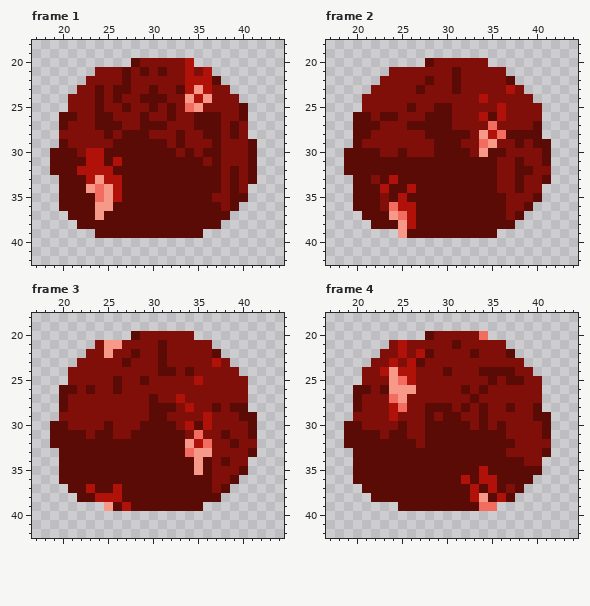
A pixel-art file gets an edit: sprites/player-mid-movedown.aseprite. This is how it looked before the edit.
64x64 pixels, 4 frames. Shown: frame 1: x 17..44, y 18..42; frame 2: x 17..44, y 18..42; frame 3: x 17..44, y 18..42; frame 4: x 17..44, y 18..42.
Now the later version:
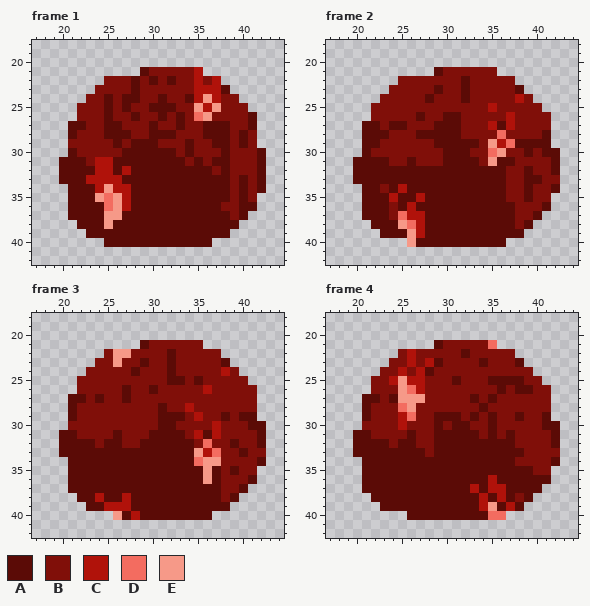
Palette (. is transparent): A #5b0b06  B #800f09  C #b0120a  D #f36c60  E #f69988
What changed:
--- frame 1
@@ x 17..44 @@
 19 ............................
-20 ...........ABBBBBC..........
-21 .......BBBABABABBCBC........
-22 ......BBBBABBBBBBCCCA.......
-23 .....BBABAABBABBACECBB......
-24 ....BBBABABBAAABBECEBBB.....
-25 ....BBBABBABBABABDEBBBBA....
-26 ...AABBAABBBABBABBAAABBA....
-27 ...ABBBAAABBAAABBBAAABAB....
-28 ...BBBBBABAAABBBABBAABAB....
-29 ...ABBBBBAAAAAABABBBABBBA...
-30 ..AAABCCAAAAAAAABABAABBBA...
-31 ..AAAACCACAAAAAAAAABABBBA...
-32 ..AAACCCCAAAAAAAAAAAABABA...
-33 ...AAACECCAAAAAAAAAAABABA...
-34 ...AAAEDECAAAAAAAAAAABAB....
-35 ...AAAADECAAAAAAAAAABBAA....
-36 ...AAAAEEAAAAAAAAAAAABA.....
-37 ....AAAEAAAAAAAAAAAAAA......
-38 .....AAAAAAAAAAAAAAAA.......
-39 .......AAAAAAAAAAAA.........
-40 ............................
+20 ............................
+21 ............ABBBBBC.........
+22 ........BBBABABABBCBC.......
+23 .......BBBBABBBBBBCCCA......
+24 ......BBABAABBABBACECBB.....
+25 .....BBBABABBAAABBECEBBB....
+26 .....BBBABBABBABABDEBBBBA...
+27 ....AABBAABBBABBABBAAABBA...
+28 ....ABBBAAABBAAABBBAAABAB...
+29 ....BBBBBABAAABBBABBAABAB...
+30 ....ABBBBBAAAAAABABBBABBBA..
+31 ...AAABCCAAAAAAAABABAABBBA..
+32 ...AAAACCACAAAAAAAAABABBBA..
+33 ...AAACCCCAAAAAAAAAAAABABA..
+34 ....AAACECCAAAAAAAAAAABABA..
+35 ....AAAEDECAAAAAAAAAAABAB...
+36 ....AAAADECAAAAAAAAAABBAA...
+37 ....AAAAEEAAAAAAAAAAAABA....
+38 .....AAAEAAAAAAAAAAAAAA.....
+39 ......AAAAAAAAAAAAAAAA......
+40 ........AAAAAAAAAAAA........
 41 ............................
--- frame 2
@@ x 17..44 @@
 19 ............................
-20 ...........ABBBBBB..........
-21 .......BBBBBBBABBBBB........
-22 ......BBBBBABBABBBBBA.......
-23 .....BBBBBABBBABBBBBCB......
-24 ....BBBBBBBBBBBBBCBBBBB.....
-25 ....BBBBBABBAABBBBBCBBBB....
-26 ...AABAABBBAAABBBCACBBBB....
-27 ...AAABBBAAAAABBBBDBBBBA....
-28 ...AABBBBBBAAAAABECDAAAA....
-29 ...ABBBBBBBBAAABBDEBBABAA...
-30 ..AAAABBABBBAAAABEAABBBBA...
-31 ..AAAAAAAAAAAAAAAAABBABBA...
-32 ..AAAAAAAAAAAAAAAAABBAABB...
-33 ...AABACAAAAAAAAAAABBABBA...
-34 ...AAACAACAAAAAAAAABBABB....
-35 ...AAABACAAAAAAAAAAABBBA....
-36 ...AAABDCCAAAAAAAAAABBA.....
-37 ....AAAEDCAAAAAAAAAABA......
-38 .....AAAECAAAAAAAAAAA.......
-39 ........EAAAAAAAAAA.........
-40 ............................
+20 ............................
+21 ............ABBBBBB.........
+22 ........BBBBBBBABBBBB.......
+23 .......BBBBBABBABBBBBA......
+24 ......BBBBBABBBABBBBBCB.....
+25 .....BBBBBBBBBBBBBCBBBBB....
+26 .....BBBBBABBAABBBBBCBBBB...
+27 ....AABAABBBAAABBBCACBBBB...
+28 ....AAABBBAAAAABBBBDBBBBA...
+29 ....AABBBBBBAAAAABECDAAAA...
+30 ....ABBBBBBBBAAABBDEBBABAA..
+31 ...AAAABBABBBAAAABEAABBBBA..
+32 ...AAAAAAAAAAAAAAAAABBABBA..
+33 ...AAAAAAAAAAAAAAAAABBAABB..
+34 ....AABACAAAAAAAAAAABBABBA..
+35 ....AAACAACAAAAAAAAABBABB...
+36 ....AAABACAAAAAAAAAAABBBA...
+37 ....AAABDCCAAAAAAAAAABBA....
+38 .....AAAEDCAAAAAAAAAABA.....
+39 ......AAAECAAAAAAAAAAA......
+40 .........EAAAAAAAAAA........
 41 ............................
--- frame 3
@@ x 17..44 @@
 19 ............................
-20 ...........ABBBBBB..........
-21 .......BEEBBBBABBBBB........
-22 ......BBEBBABBABBBBBA.......
-23 .....BBBBBABBBABBBBBCB......
-24 ....BBBBBBBBBBAABABBBBB.....
-25 ....BBBBBABBABBBBBCBBBBB....
-26 ...AABABBABBBBBBBBBBBBBB....
-27 ...ABBBBBBBBBABBCBBBBBBB....
-28 ...ABBBBBBBBBAAABCBBABAA....
-29 ...BBBBBBBBBBAABBBBCBBBAA...
-30 ..AABBBBABBBAAAABCACBBBBA...
-31 ..AAAABAABBAAAAAABDBBABBA...
-32 ..AAAAAAAAAAAAAAAECDBBABB...
-33 ...AAAAAAAAAAAAAADEEBBBBA...
-34 ...AAAAAAAAAAAAAAAEABABB....
-35 ...AAAAAAAAAAAAAAAEABBBA....
-36 ...AAAAAAAAAAAAAAAAABBA.....
-37 ....AACAACAAAAAAAAAABA......
-38 .....AACCCAAAAAAAAAAA.......
-39 ........EACAAAAAAAA.........
-40 ............................
+20 ............................
+21 ............ABBBBBB.........
+22 ........BEEBBBBABBBBB.......
+23 .......BBEBBABBABBBBBA......
+24 ......BBBBBABBBABBBBBCB.....
+25 .....BBBBBBBBBBAABABBBBB....
+26 .....BBBBBABBABBBBBCBBBBB...
+27 ....AABABBABBBBBBBBBBBBBB...
+28 ....ABBBBBBBBBABBCBBBBBBB...
+29 ....ABBBBBBBBBAAABCBBABAA...
+30 ....BBBBBBBBBBAABBBBCBBBAA..
+31 ...AABBBBABBBAAAABCACBBBBA..
+32 ...AAAABAABBAAAAAABDBBABBA..
+33 ...AAAAAAAAAAAAAAAECDBBABB..
+34 ....AAAAAAAAAAAAAADEEBBBBA..
+35 ....AAAAAAAAAAAAAAAEABABB...
+36 ....AAAAAAAAAAAAAAAEABBBA...
+37 ....AAAAAAAAAAAAAAAAABBA....
+38 .....AACAACAAAAAAAAAABA.....
+39 ......AACCCAAAAAAAAAAA......
+40 .........EACAAAAAAAA........
 41 ............................
--- frame 4
@@ x 17..44 @@
 19 ............................
-20 ...........ABBBBBD..........
-21 .......BCBBBBBABBBBB........
-22 ......BBCBCABBBBABBBA.......
-23 .....BBCBCABBBBBBBBBBB......
-24 ....BBCECCBBBABBBAAAABB.....
-25 ....BBBEDCBBBBBBBBABAABB....
-26 ...AABAEEEBBBBBABABBBBBB....
-27 ...ABBBDEBBBBBBBABBBBBBB....
-28 ...ABBBCDBBAAABABABBABBA....
-29 ...BBBBCBBBABAABBABBBBBAA...
-30 ..AABBBBABBAAAAABABABBBBA...
-31 ..AAAABAABBAAAAAAAAABBBBA...
-32 ..AAAAAAAABAAAAAAAAAABBBB...
-33 ...AAAAAAAAAAAAAAAAABBBBA...
-34 ...AAAAAAAAAAAAAAAAAAABB....
-35 ...AAAAAAAAAAAAAACAAAAAA....
-36 ...AAAAAAAAAAAACACCAAAA.....
-37 ....AAAAAAAAAAAACACABA......
-38 .....AAAAAAAAAAACEACA.......
-39 ........AAAAAAAAADD.........
-40 ............................
+20 ............................
+21 ............ABBBBBD.........
+22 ........BCBBBBBABBBBB.......
+23 .......BBCBCABBBBABBBA......
+24 ......BBCBCABBBBBBBBBBB.....
+25 .....BBCECCBBBABBBAAAABB....
+26 .....BBBEDCBBBBBBBBABAABB...
+27 ....AABAEEEBBBBBABABBBBBB...
+28 ....ABBBDEBBBBBBBABBBBBBB...
+29 ....ABBBCDBBAAABABABBABBA...
+30 ....BBBBCBBBABAABBABBBBBAA..
+31 ...AABBBBABBAAAAABABABBBBA..
+32 ...AAAABAABBAAAAAAAAABBBBA..
+33 ...AAAAAAAABAAAAAAAAAABBBB..
+34 ....AAAAAAAAAAAAAAAAABBBBA..
+35 ....AAAAAAAAAAAAAAAAAAABB...
+36 ....AAAAAAAAAAAAAACAAAAAA...
+37 ....AAAAAAAAAAAACACCAAAA....
+38 .....AAAAAAAAAAAACACABA.....
+39 ......AAAAAAAAAAACEACA......
+40 .........AAAAAAAAADD........
 41 ............................
Where, in picture pixels (left, top, right, bottom), the same in both pictures:
changed: (50, 58, 266, 247)
changed: (344, 58, 560, 247)
changed: (50, 331, 266, 520)
changed: (344, 331, 560, 520)
